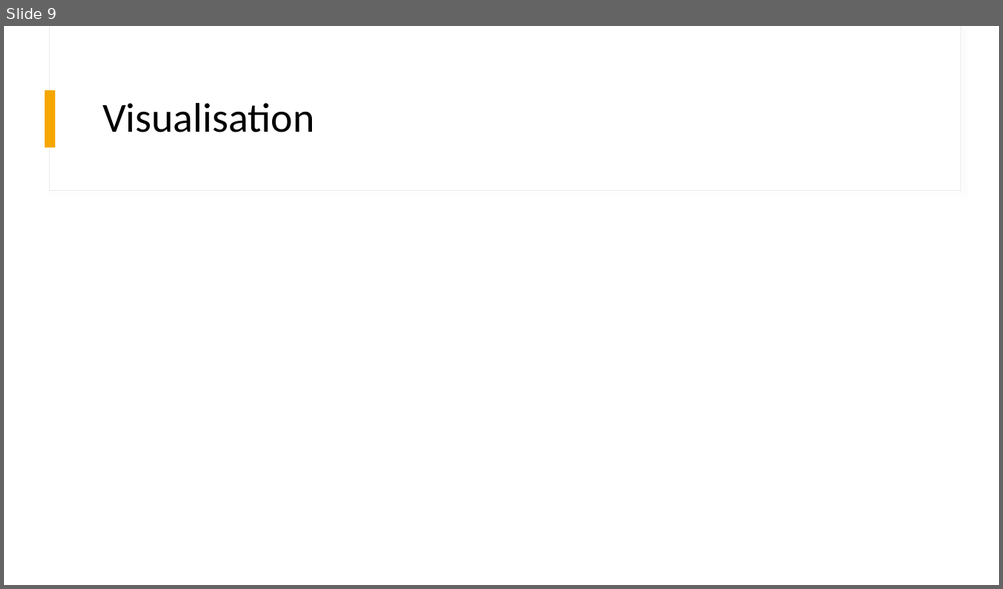
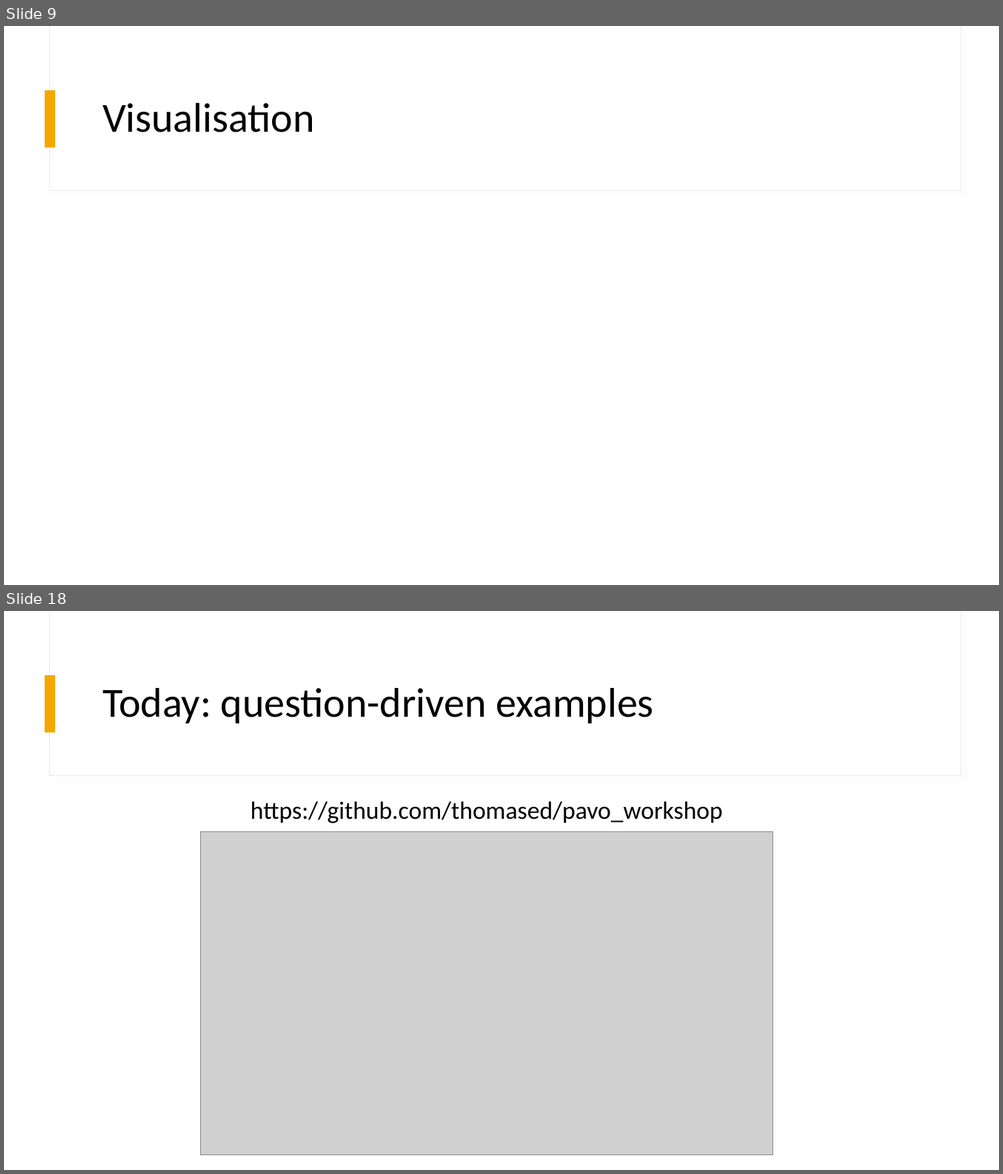
Before and after one commit to thomased/pavo_workshop, a slide deck: slides/intro_pavo.pptx. Shown one above the other, each under a label of ours: slide 9 before the commit, slides 9 and 18 after it; the slides between them are not shown. The pictures are 1003x589 and 1003x1174 pixels, drawn with LibreOffice and Linux fonts; fonts in the diff are those of the drawing; grey boxes stand for pictures. Boxes give left, top, right and bottom in pixels: in the first picture for what was removed or moved away, otherwise in the second. Text is boxed around its words. In the diff, an @@ line names an element or a change of style, - is before the commit and + after.

```diff
--- a/slides/intro_pavo.pptx
+++ b/slides/intro_pavo.pptx
@@ slide 18 added at <box>4,611,999,1170</box>, background #FFFFFF; not listed: 3 template elements that a slide beside it also shows @@
@@ title added at <box>102,688,654,723</box>, 40 pt, text #000000 @@
+Today: question-driven examples
@@ text added at <box>250,801,723,823</box>, 24 pt, text #000000 @@
+https://github.com/thomased/pavo_workshop
@@ picture added at <box>200,832,774,1155</box> @@
```
Also in this commit, not shown: 6 slides changed, 6 other slides added, 2 slides removed, 2 other files.
